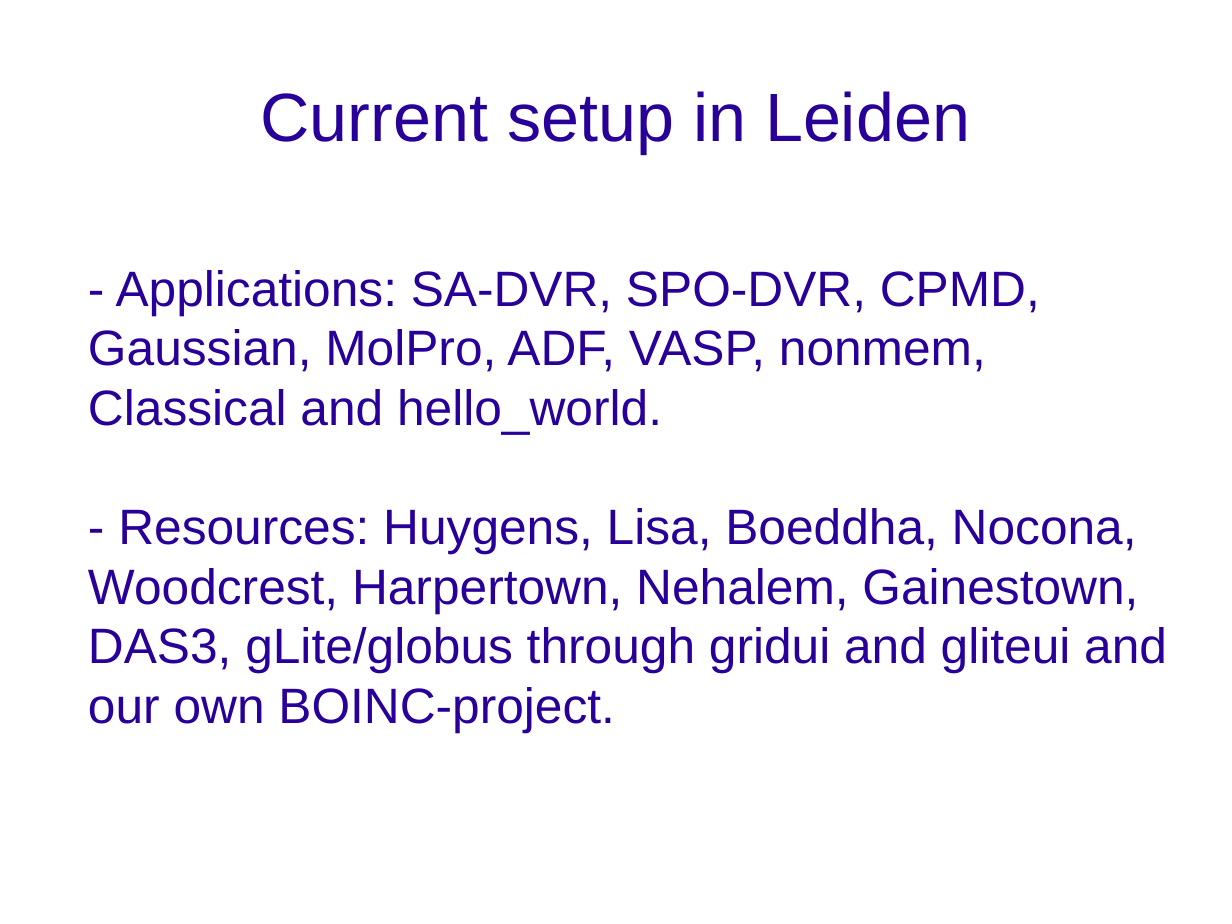
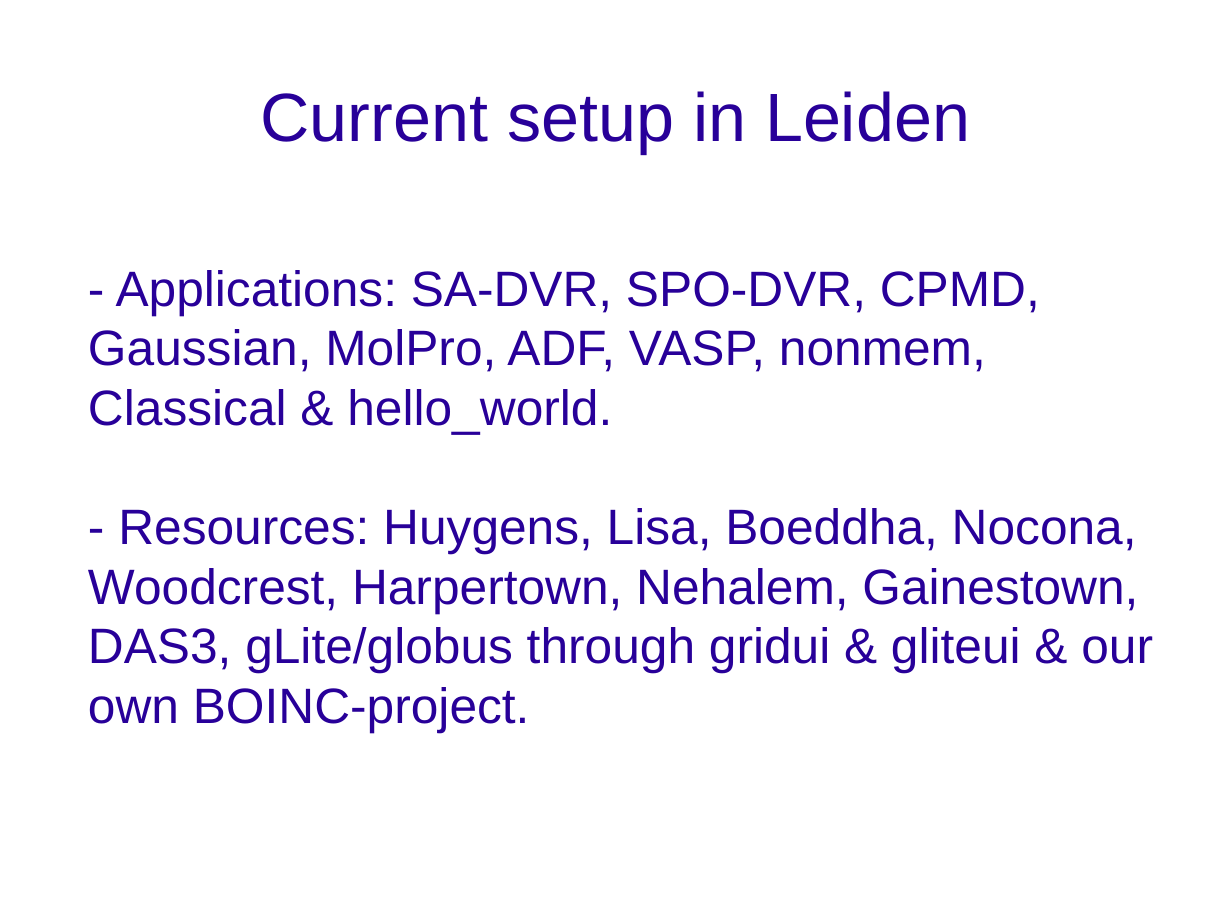
Before and after one commit to wvengen/LGI, a slide deck: slide 9 of docs/LGI_presentation_2010.odp. Drawn at 1232x924 pixels with LibreOffice and Linux fonts; fonts in the diff are those of the drawing; background and template pictures are left out. Boxes give left, top, right and bottom in pixels: in the first picture for what was removed or moved away, otherwise in the second. Text is boxed around its words. In the diff, an @@ line names an element or a change of style, - is before the commit and + after.

```diff
--- a/docs/LGI_presentation_2010.odp
+++ b/docs/LGI_presentation_2010.odp
@@ subtitle at (88, 270, 1153, 733): text changed @@
-- Applications: SA-DVR, SPO-DVR, CPMD, Gaussian, MolPro, ADF, VASP, nonmem, Classical and hello_world.
-- Resources: Huygens, Lisa, Boeddha, Nocona, Woodcrest, Harpertown, Nehalem, Gainestown, DAS3, gLite/globus through gridui and gliteui and our own BOINC-project.
+- Applications: SA-DVR, SPO-DVR, CPMD, Gaussian, MolPro, ADF, VASP, nonmem, Classical & hello_world.
+- Resources: Huygens, Lisa, Boeddha, Nocona, Woodcrest, Harpertown, Nehalem, Gainestown, DAS3, gLite/globus through gridui & gliteui & our own BOINC-project.
```
Also in this commit, not shown: 6 other slides changed, 3 other files.
